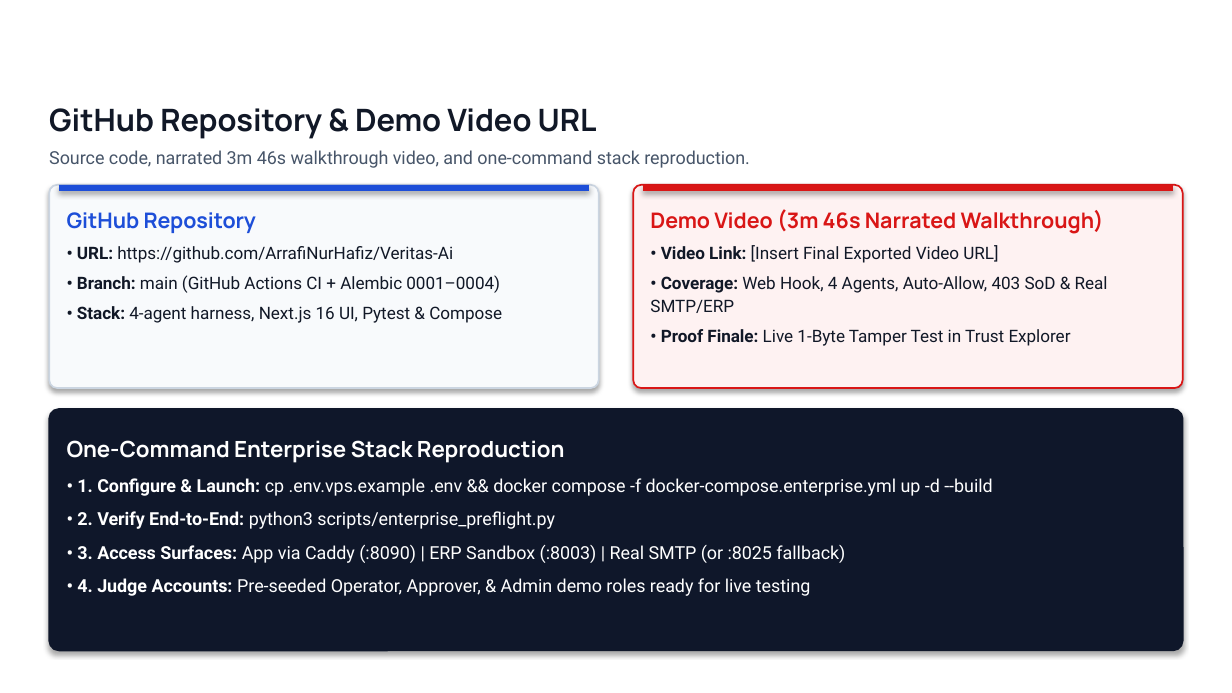
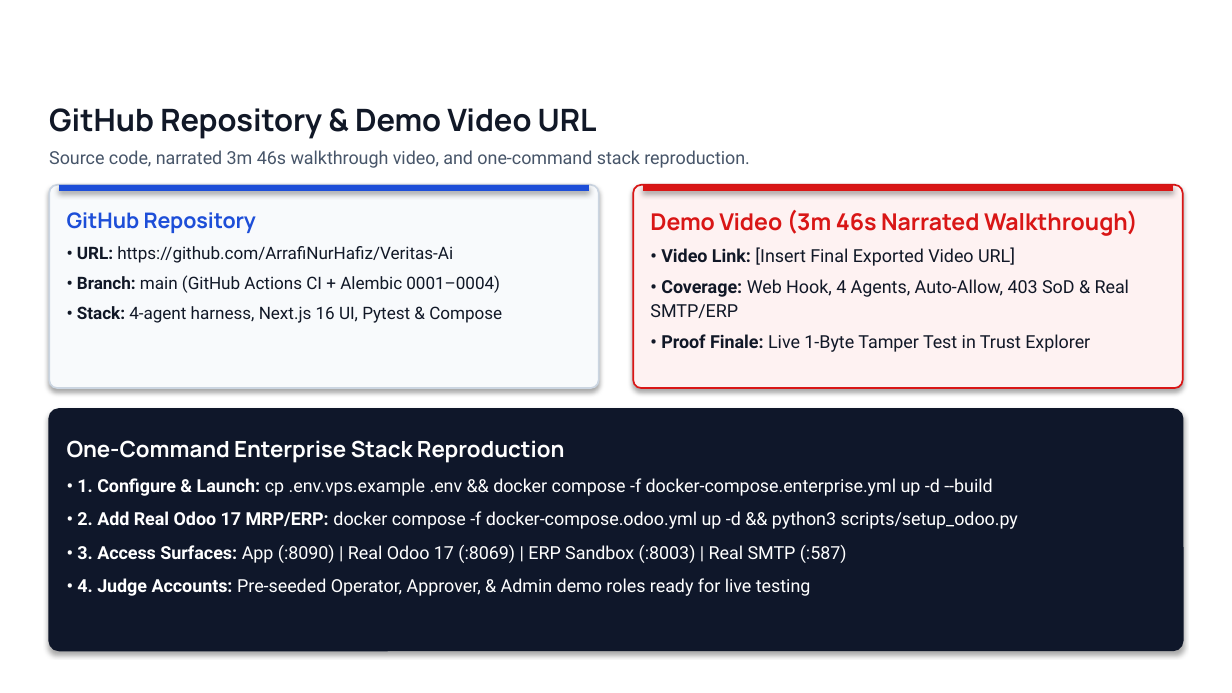
Before and after one commit to ArrafiNurHafiz/Veritas-Ai, a slide deck: slide 13 of docs/VERITAS_AI_Build2036_Deck.pptx. Drawn at 1232x693 pixels with LibreOffice and Linux fonts; fonts in the diff are those of the drawing; background and template pictures are left out. Boxes give left, top, right and bottom in pixels: in the first picture for what was removed or moved away, otherwise in the second. Text is boxed around its words. In the diff, an @@ line names an element or a change of style, - is before the commit and + after.

```diff
--- a/docs/VERITAS_AI_Build2036_Deck.pptx
+++ b/docs/VERITAS_AI_Build2036_Deck.pptx
@@ text "Demo Video (3m 46s Narrated ..." at box(650, 210, 1138, 352): size 12.5 to 13.5 pt in "Demo Video (3m 46s Narrated Walkthrough)"; size 10 to 10.5 pt in "• Video Link: [Insert Final Exported Video ...", "• Coverage: Web Hook, 4 Agents, Auto-Allow, ...", "• Proof Finale: Live 1-Byte Tamper Test ..." @@
@@ text at box(77, 511, 1018, 563): text changed @@
-• 2. Verify End-to-End: python3 scripts/enterprise_preflight.py
-• 3. Access Surfaces: App via Caddy (:8090) | ERP Sandbox (:8003) | Real SMTP (or :8025 fallback)
+• 2. Add Real Odoo 17 MRP/ERP: docker compose -f docker-compose.odoo.yml up -d && python3 scripts/setup_odoo.py
+• 3. Access Surfaces: App (:8090) | Real Odoo 17 (:8069) | ERP Sandbox (:8003) | Real SMTP (:587)
```
Also in this commit, not shown: 11 other slides changed.
